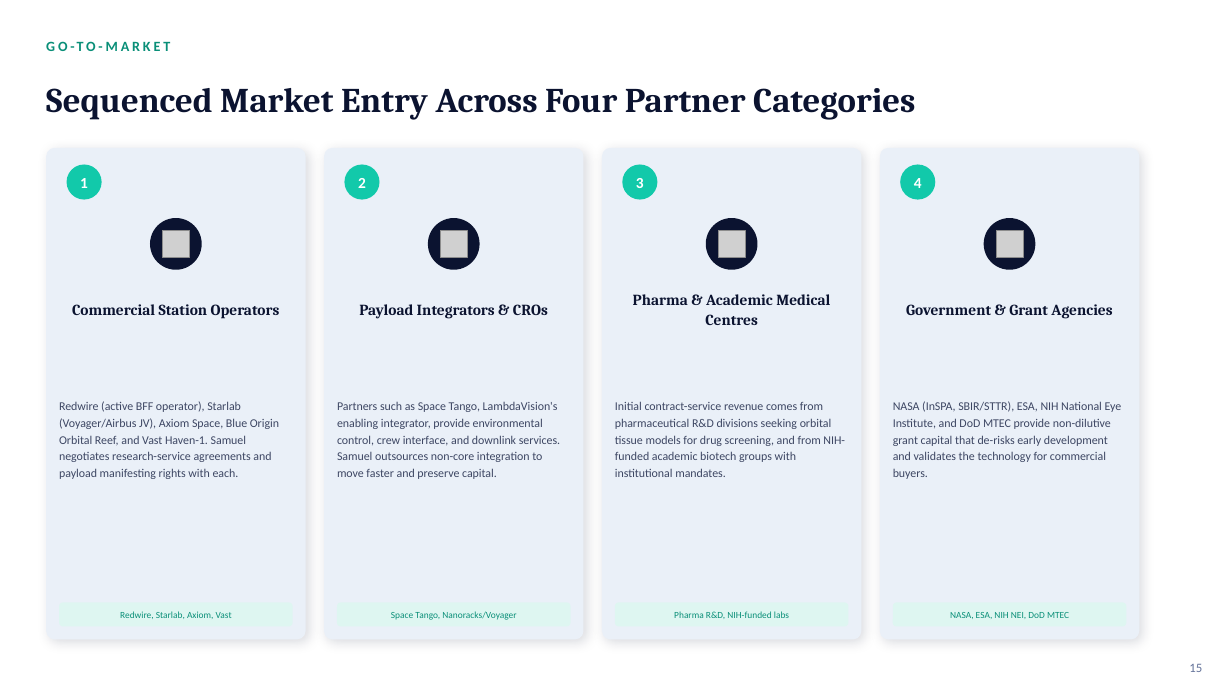
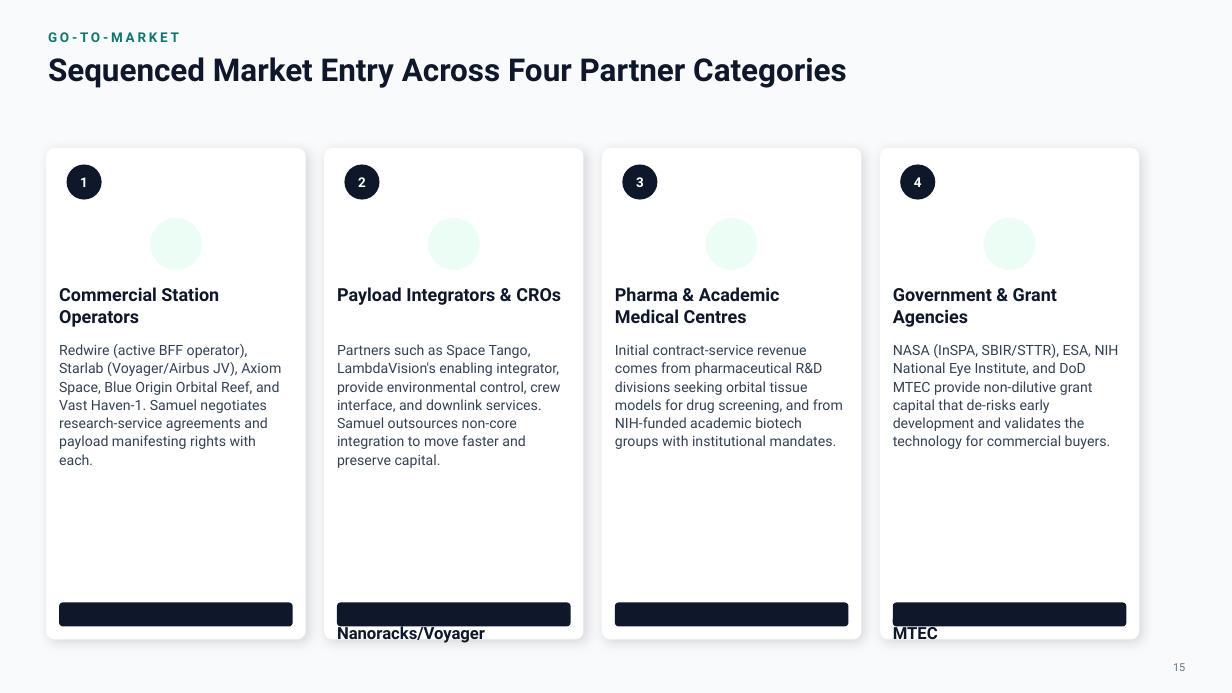
Before and after one commit to anthonyleedu/anthonyleedu, a slide deck: slide 15 of Samuel Space Organ and Tissue Engineering - Investor Presentation (2).pptx. Drawn at 1232x693 pixels with LibreOffice and Linux fonts; fonts in the diff are those of the drawing; grey boxes stand for pictures. Boxes give left, top, right and bottom in pixels: in the first picture for what was removed or moved away, otherwise in the second. Text is boxed around its words. In the diff, an @@ line names an element or a change of style, - is before the commit and + after.

```diff
--- a/Samuel Space Organ and Tissue Engineering - Investor Presentation (2).pptx
+++ b/Samuel Space Organ and Tissue Engineering - Investor Presentation (2).pptx
@@ background #FFFFFF to #F9FAFB @@
@@ text "GO-TO-MARKET" at [48,32,179,42]: size 11 to 10.5 pt, font Calibri to Roboto, text colour #0A8F78 to #0F766E @@
@@ text "Sequenced Market Entry Across Four ...": place and size @@
-text "Sequenced Market Entry Across Four ..." at [46,88,915,120]
+text "Sequenced Market Entry Across Four ..." at [48,57,847,88]
@@ text "Sequenced Market Entry Across Four ..." at [48,57,847,88]: size 27 to 24.5 pt, font Cambria to Roboto, text colour #0B1330 to #0F172A; vertical alignment middle to top @@
@@ fill #EAF0F8 to #FFFFFF in 4 elements at [46,148,306,640], [324,148,584,640], [602,148,861,640], [880,148,1140,640] @@
@@ size 12 to 10.5 pt, font Calibri to Roboto in 4 elements at [80,177,88,187], [358,177,366,187], [636,177,644,187], [914,177,922,187] @@
@@ fill #12C9AA to #0F172A in 4 elements at [67,165,102,200], [345,165,380,200], [623,165,658,200], [900,165,935,200] @@
@@ picture removed at [163,230,189,257] @@
@@ picture removed at [441,230,468,257] @@
@@ picture removed at [718,230,745,257] @@
@@ fill #0B1330 to #ECFDF5 in 4 elements at [150,218,201,270], [428,218,480,270], [706,218,758,270], [984,218,1036,270] @@
@@ picture removed at [996,230,1023,257] @@
@@ size 12 to 14 pt, font Cambria to Roboto, text colour #0B1330 to #0F172A; alignment centre to left; line spacing 1.1 to 1.02; vertical alignment middle to top in 4 elements at [59,287,219,327], [337,287,561,305], [615,287,780,323], [893,288,1057,327] @@
@@ size 9.3 to 11 pt, font Calibri to Roboto, text colour #3D4663 to #334155; line spacing 1.18 to 1.08; vertical alignment middle to top in 4 elements at [59,344,281,465], [337,344,560,468], [615,344,843,449], [893,344,1119,449] @@
@@ size 7.3 to 13 pt, font Calibri to Roboto, text colour #0A8F78 to #0F172A, bold on; alignment centre to left; vertical alignment middle to top in 4 elements at [59,602,280,624], [337,602,485,643], [615,602,839,624], [893,602,1082,639] @@
@@ fill #DEF6F1 to #0F172A in 4 elements at [59,603,293,627], [337,603,571,627], [616,603,849,627], [893,603,1127,627] @@
@@ text "15" at [1173,663,1185,671]: size 10 to 8.5 pt, font Calibri to Roboto, text colour #64739A to #64748B; alignment right to centre @@
```
Also in this commit, not shown: 20 other slides changed.
